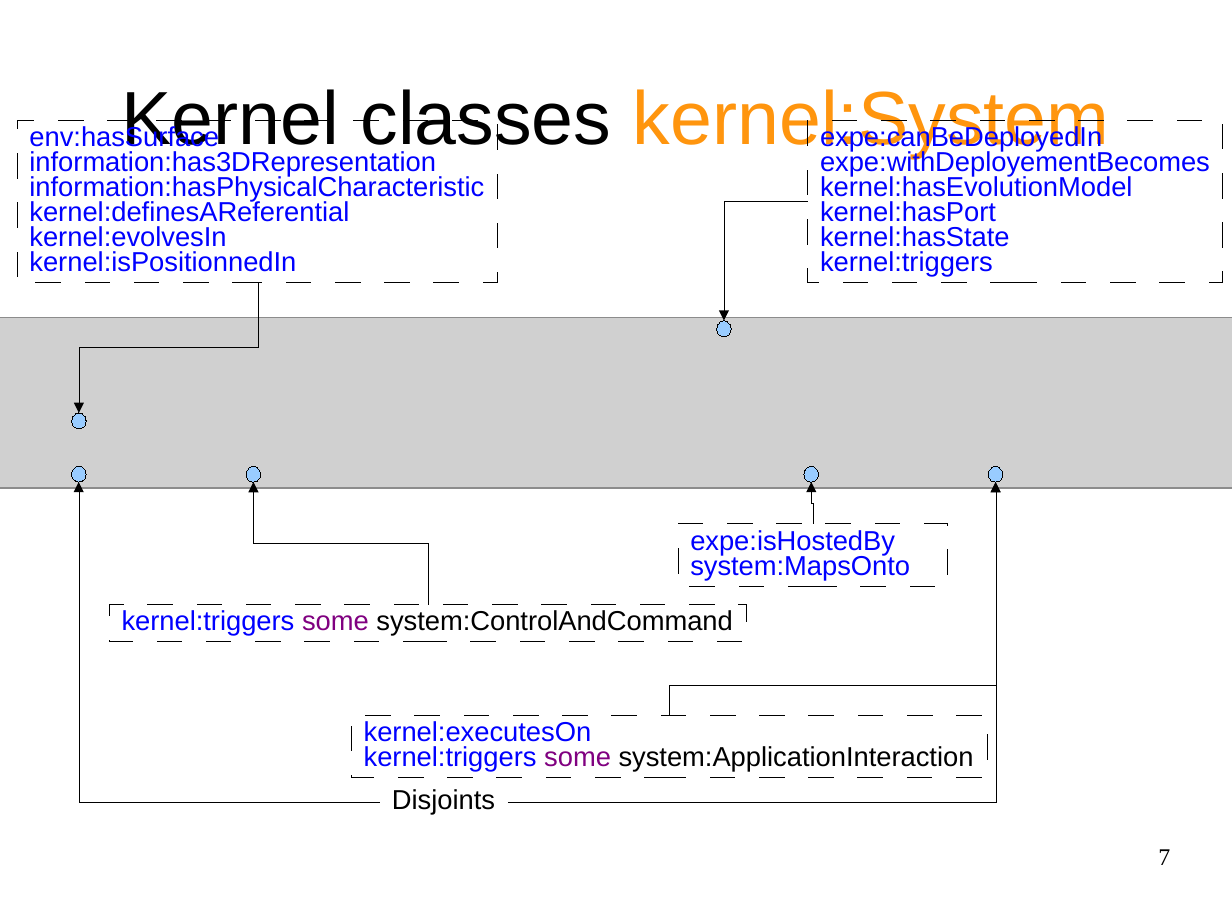
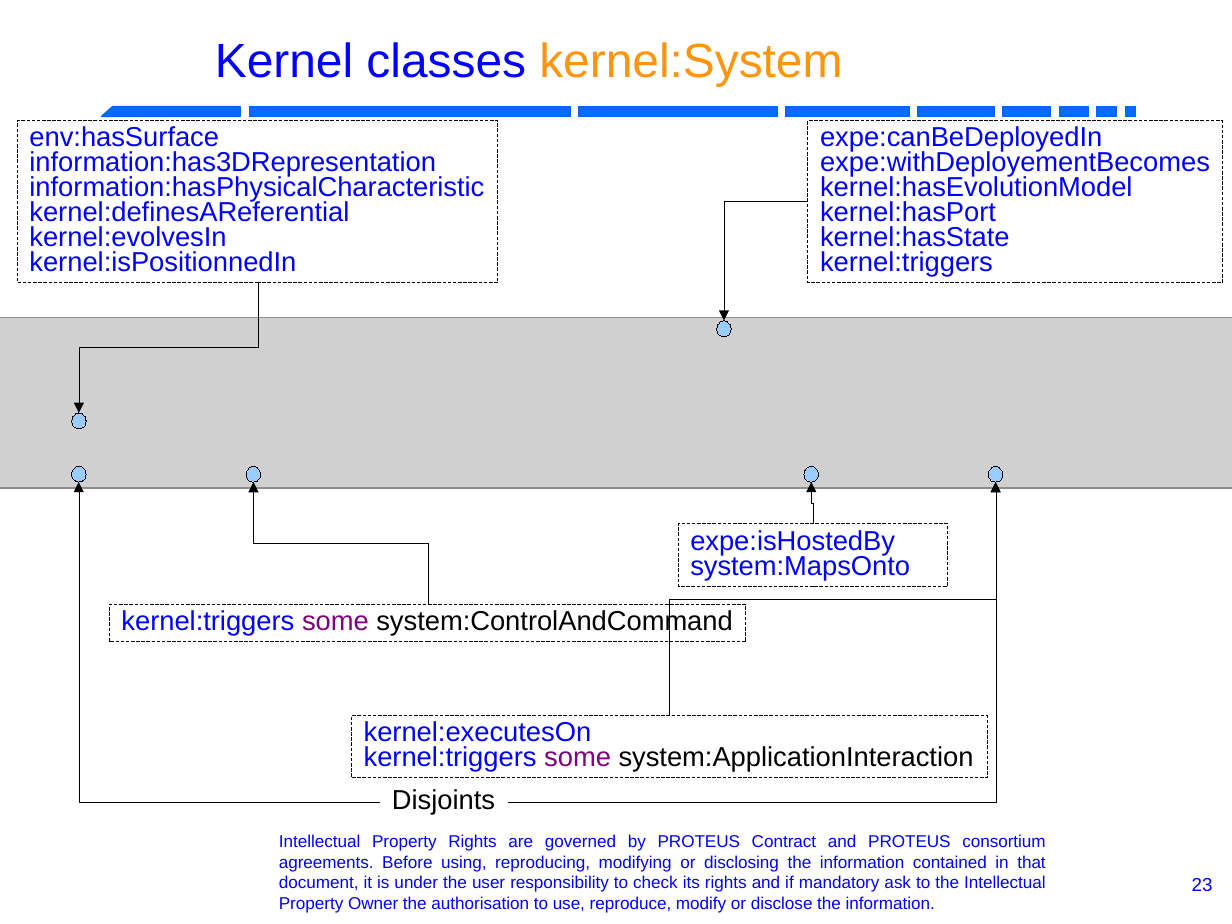
Before and after one commit to RobotML/RobotML, a slide deck: slide 23 of Ontologies/ORA/Meetings/20131103-IROS-Tokyo/R4.1.6-P5.9-ARoboticOntology.odp (slide 7 before the commit). Drawn at 1232x924 pixels with LibreOffice and Linux fonts; fonts in the diff are those of the drawing; grey boxes stand for pictures; background and template pictures are left out. Boxes give left, top, right and bottom in pixels: in the first picture for what was removed or moved away, otherwise in the second. Text is boxed around its words. In the diff, an @@ line names an element or a change of style, - is before the commit and + after.

```diff
--- a/Ontologies/ORA/Meetings/20131103-IROS-Tokyo/R4.1.6-P5.9-ARoboticOntology.odp
+++ b/Ontologies/ORA/Meetings/20131103-IROS-Tokyo/R4.1.6-P5.9-ARoboticOntology.odp
@@ title "Kernel classes kernel:System": place and size @@
-title "Kernel classes kernel:System" at <box>122,89,1110,158</box>
+title "Kernel classes kernel:System" at <box>215,42,842,86</box>
@@ title "Kernel classes kernel:System" at <box>215,42,842,86</box>: size 44 to 28 pt; text colour #000000 to #0000FF in "Kernel classes" @@
@@ group added at <box>102,107,1136,117</box>: 8 rectangles, 1 freeform shape @@
@@ elbow arrow (669, 716) - (995, 482): route changed @@
@@ text added at <box>279,834,1046,913</box>, 10 pt, text #0000FF @@
+Intellectual Property Rights are governed by PROTEUS Contract and PROTEUS consortium agreements. Before using, reproducing, modifying or disclosing the information contained in that document, it is under the user responsibility to check its rights and if mandatory ask to the Intellectual Property Owner the authorisation to use, reproduce, modify or disclose the information.
@@ page number removed at <box>1158,849,1170,865</box> @@
-7
@@ page number added at <box>1192,878,1213,891</box>, 11 pt, text #0000FF @@
+23
```
Also in this commit, not shown: 18 other slides changed, 16 slides added, 5 slides removed.
